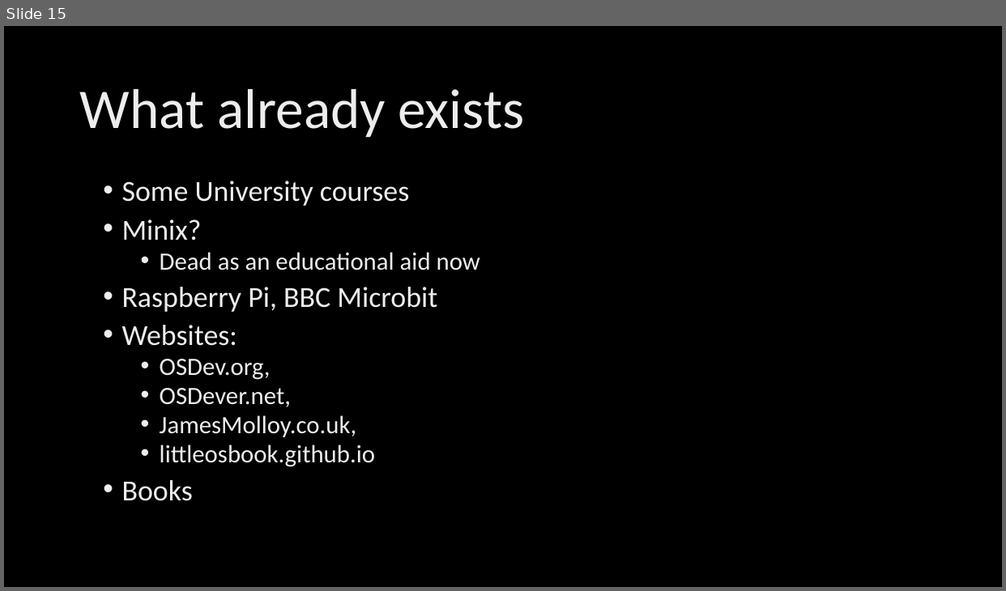
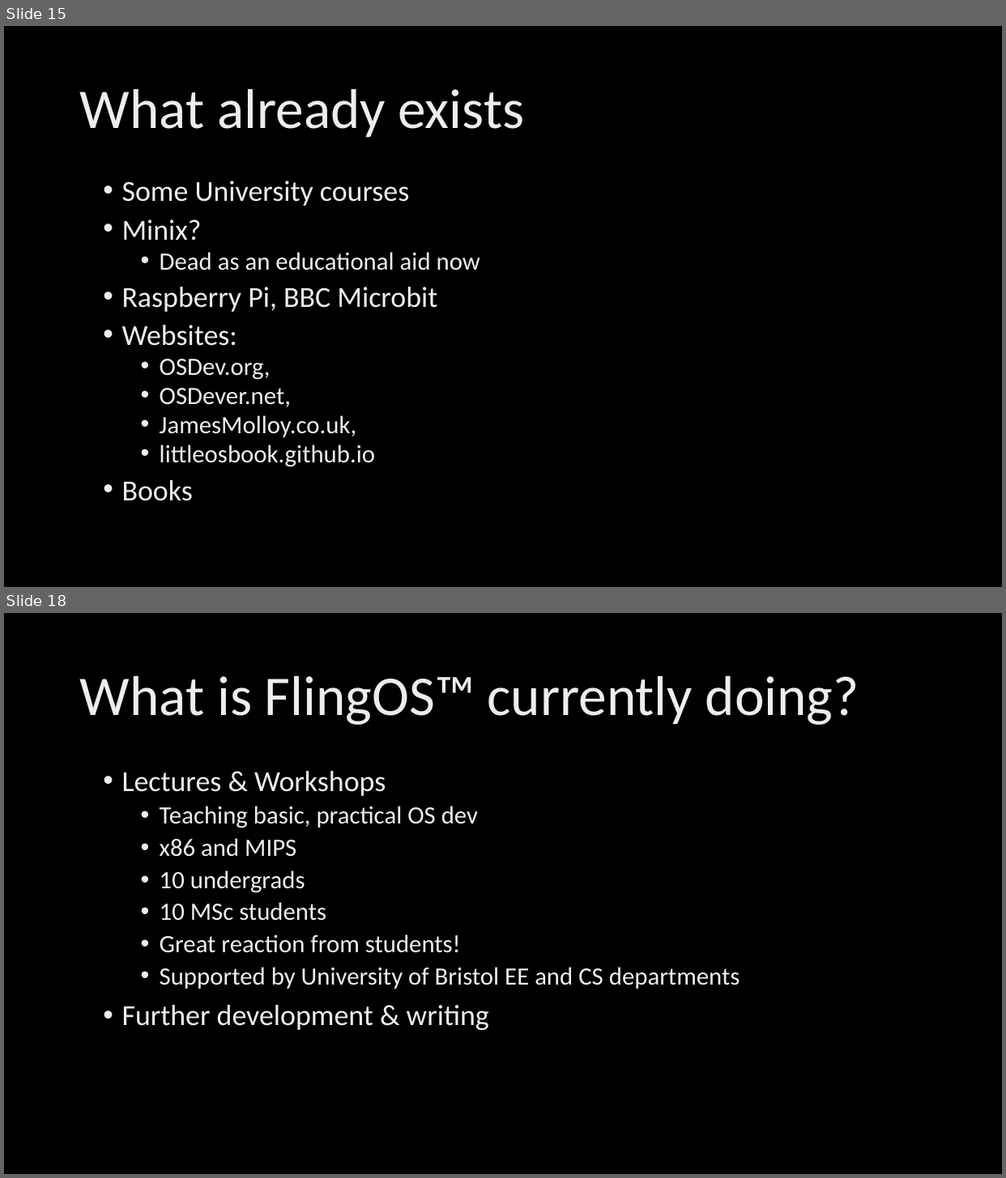
Before and after one commit to FlingOS/FlingOS, a slide deck: Documentation/Presentations/ACCU/How low can you go.pptx. Shown one above the other, each under a label of ours: slide 15 before the commit, slides 15 and 18 after it; the slides between them are not shown. The pictures are 1006x591 and 1006x1178 pixels, drawn with LibreOffice and Linux fonts; fonts in the diff are those of the drawing; background and template pictures are left out. Boxes give left, top, right and bottom in pixels: in the first picture for what was removed or moved away, otherwise in the second. Text is boxed around its words. In the diff, an @@ line names an element or a change of style, - is before the commit and + after.

Commit message:
Further work ACCU presentation.

```diff
--- a/Documentation/Presentations/ACCU/How low can you go.pptx
+++ b/Documentation/Presentations/ACCU/How low can you go.pptx
@@ slide 18 added at (x1=4, y1=613, x2=1002, y2=1174), background picture (left out) @@
@@ title added at (x1=80, y1=676, x2=859, y2=725), 54 pt, text gradient #BFBFBF to #EDEDED to #FFFFFF @@
+What is FlingOS™ currently doing?
@@ text added at (x1=122, y1=771, x2=740, y2=1030), 24 pt, text gradient #BFBFBF to #EDEDED to #FFFFFF @@
+• Lectures & Workshops
+  • Teaching basic, practical OS dev
+  • x86 and MIPS
+  • 10 undergrads
+  • 10 MSc students
+  • Great reaction from students!
+  • Supported by University of Bristol EE and CS departments
+• Further development & writing
```
Also in this commit, not shown: 6 slides changed.
